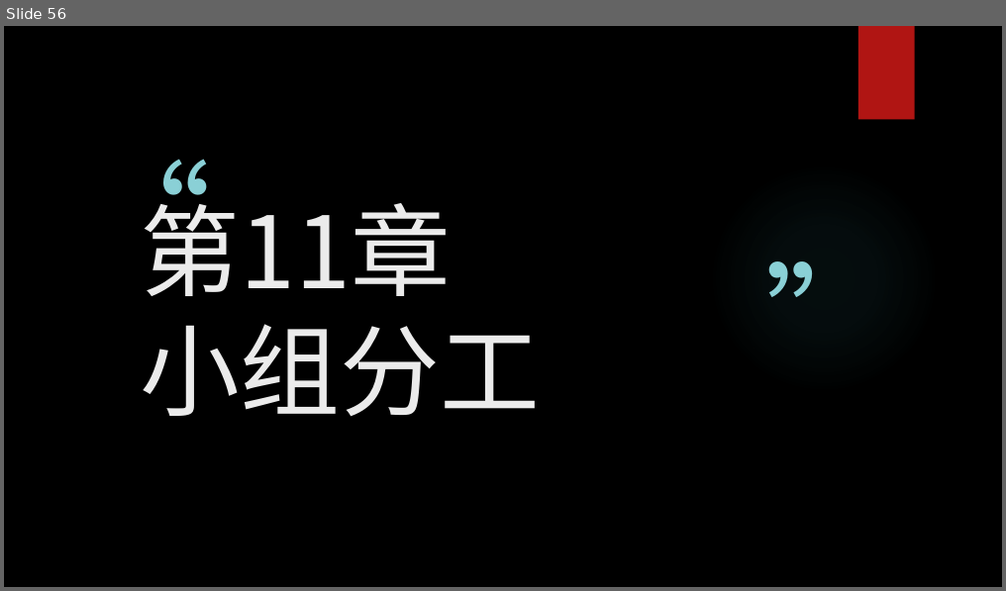
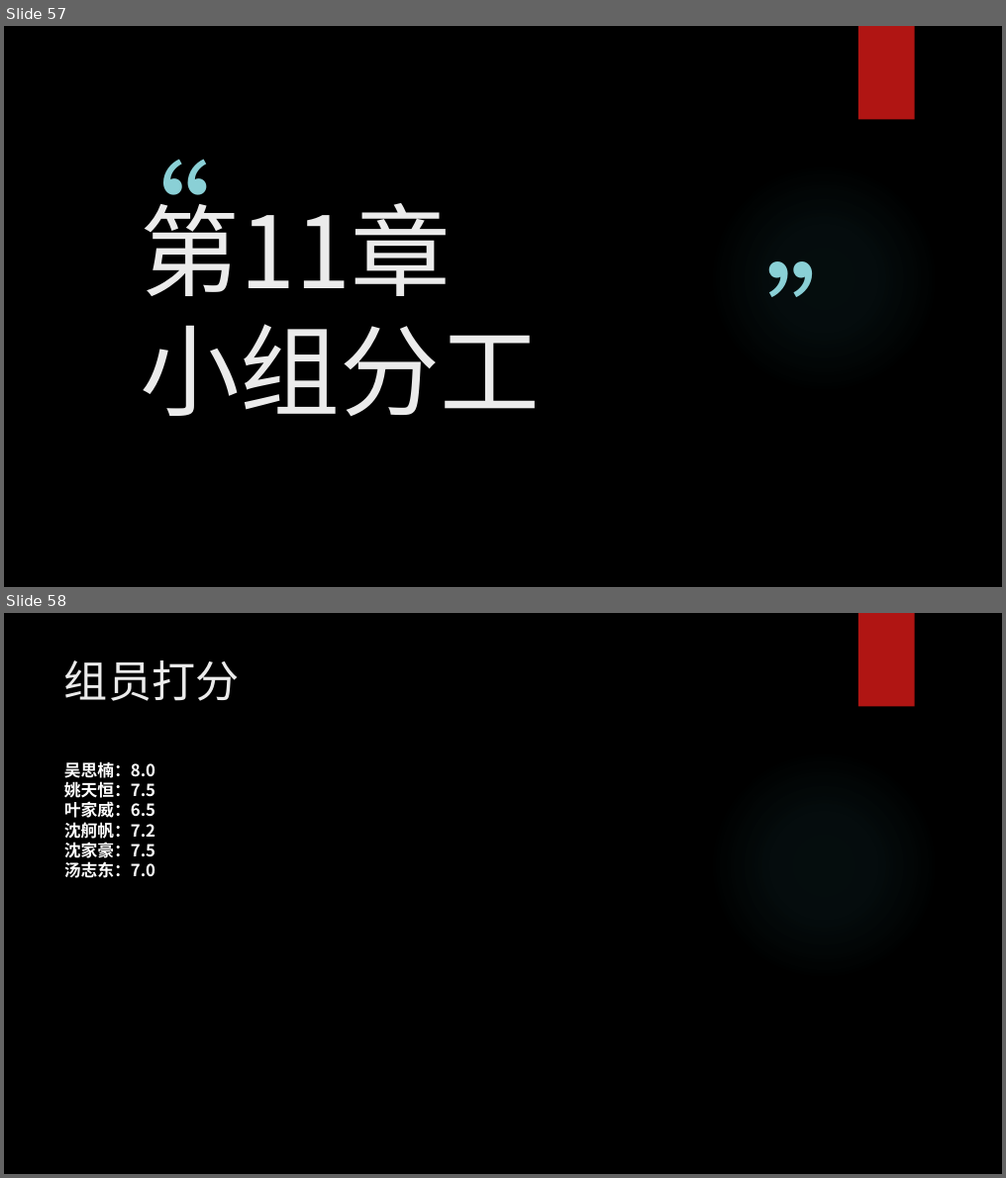
Before and after one commit to woncat/PRD2017, a slide deck: PRD-2017-G25-需求工程计划PPTV0.2.pptx. Shown one above the other, each under a label of ours: slide 56 before the commit, slides 57 and 58 after it. The pictures are 1006x591 and 1006x1178 pixels, drawn with LibreOffice and Linux fonts; fonts in the diff are those of the drawing; background and template pictures are left out. Boxes give left, top, right and bottom in pixels: in the first picture for what was removed or moved away, otherwise in the second. Text is boxed around its words. In the diff, an @@ line names an element or a change of style, - is before the commit and + after.

```diff
--- a/PRD-2017-G25-需求工程计划PPTV0.2.pptx
+++ b/PRD-2017-G25-需求工程计划PPTV0.2.pptx
@@ slide 58 added at (x1=4, y1=613, x2=1002, y2=1174), background picture (left out); not listed: 2 template elements that a slide beside it also shows @@
@@ title added at (x1=64, y1=661, x2=239, y2=701), 42 pt, text #EBEBEB @@
+组员打分
@@ text added at (x1=64, y1=761, x2=155, y2=878), 16 pt, text #FFFFFF, bold @@
+吴思楠：8.0
+姚天恒：7.5
+叶家威：6.5
+沈舸帆：7.2
+沈家豪：7.5
+汤志东：7.0
@@ what was slide 56 is now slide 57 @@
```
Also in this commit, not shown: 6 slides changed, 2 other slides added, 1 slide removed, 12 other files.
